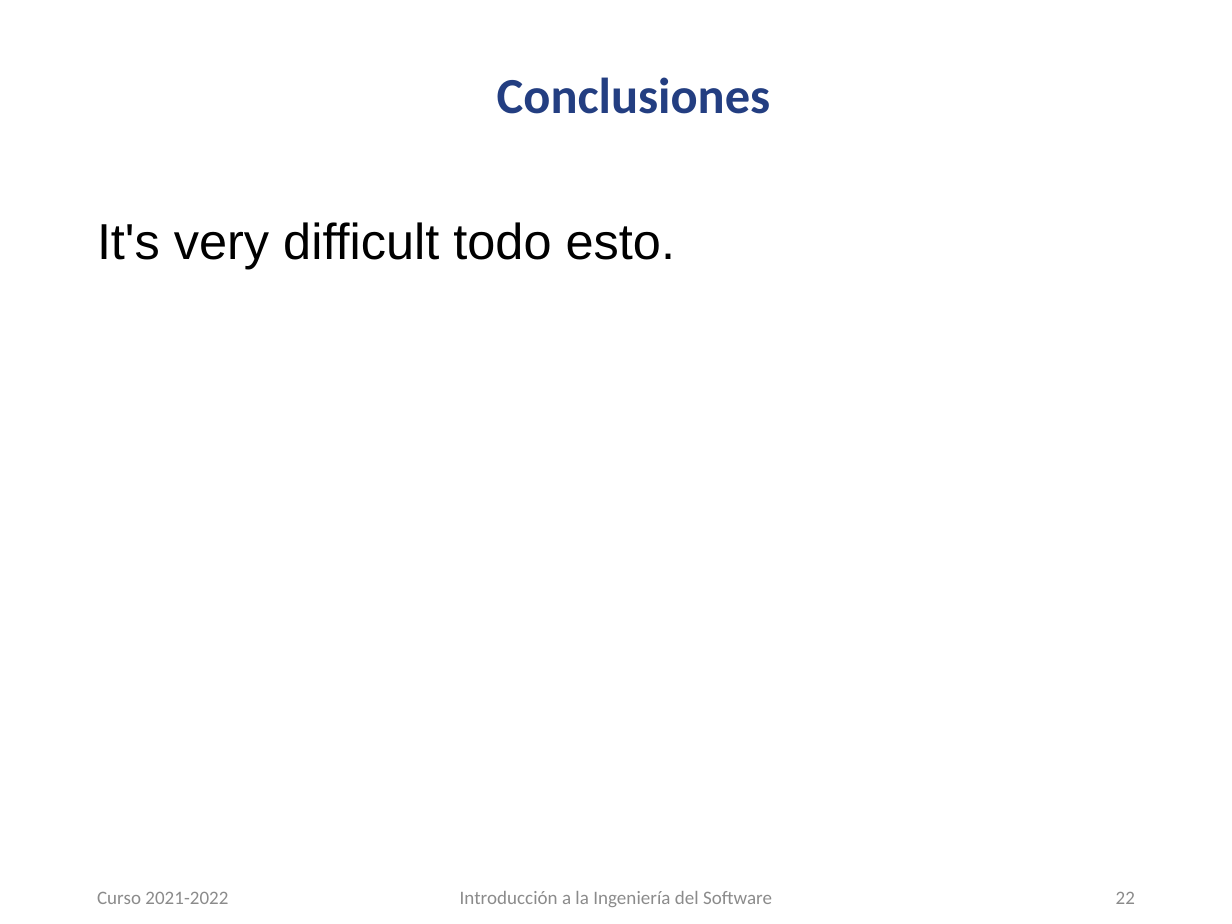
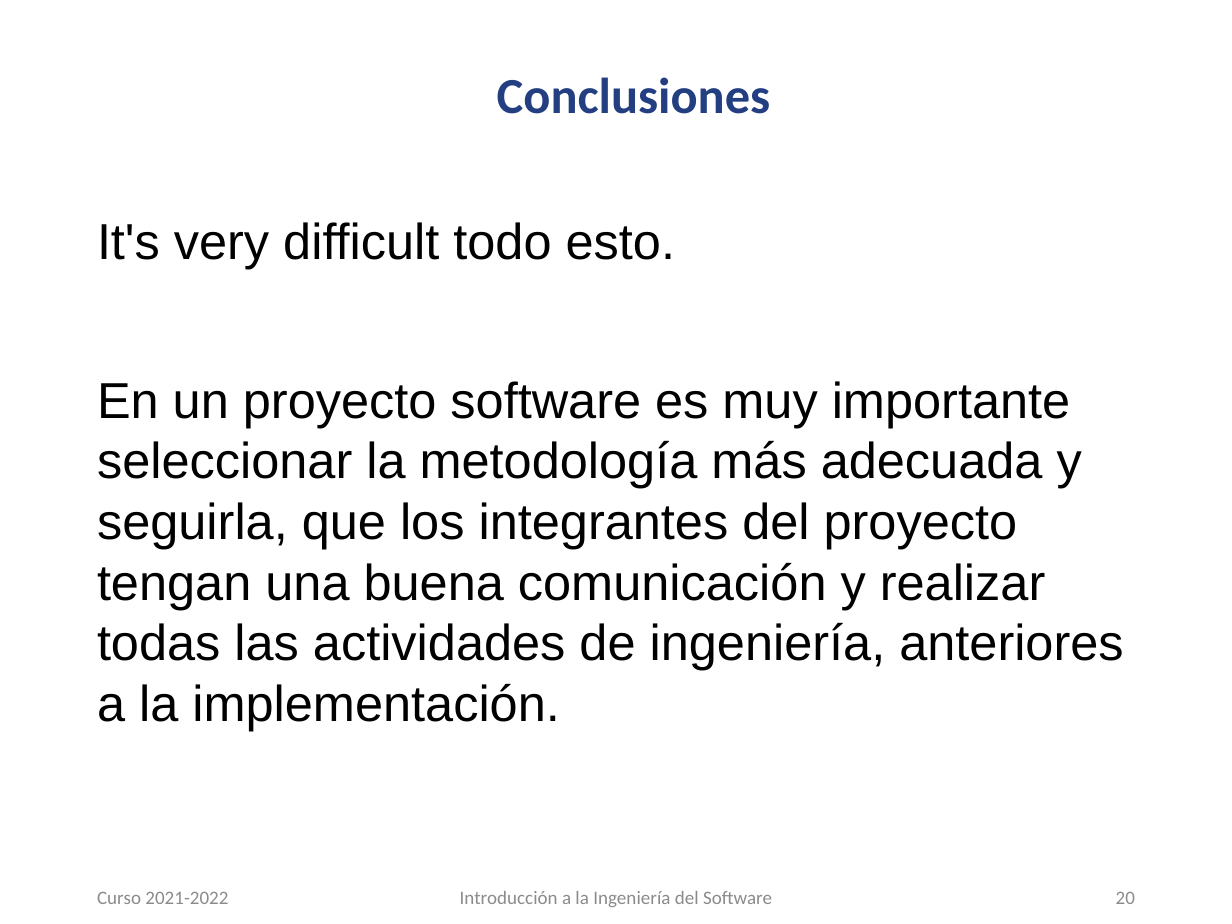
Before and after one commit to carloscmor/PRIMERA_FILA, a slide deck: slide 20 of PFentertainment_presentación.pptx (slide 22 before the commit). Drawn at 1232x924 pixels with LibreOffice and Linux fonts; fonts in the diff are those of the drawing; background and template pictures are left out. Boxes give left, top, right and bottom in pixels: in the first picture for what was removed or moved away, otherwise in the second. Text is boxed around its words. In the diff, an @@ line names an element or a change of style, - is before the commit and + after.

```diff
--- a/PFentertainment_presentación.pptx
+++ b/PFentertainment_presentación.pptx
@@ text at [97,381,1123,731]: paragraph added @@
+En un proyecto software es muy importante seleccionar la metodología más adecuada y seguirla, que los integrantes del proyecto tengan una buena comunicación y realizar todas las actividades de ingeniería, anteriores a la implementación.
@@ page number at [1116,892,1135,904]: text changed @@
-22
+20
```
Also in this commit, not shown: 4 other slides changed, 2 slides removed.
